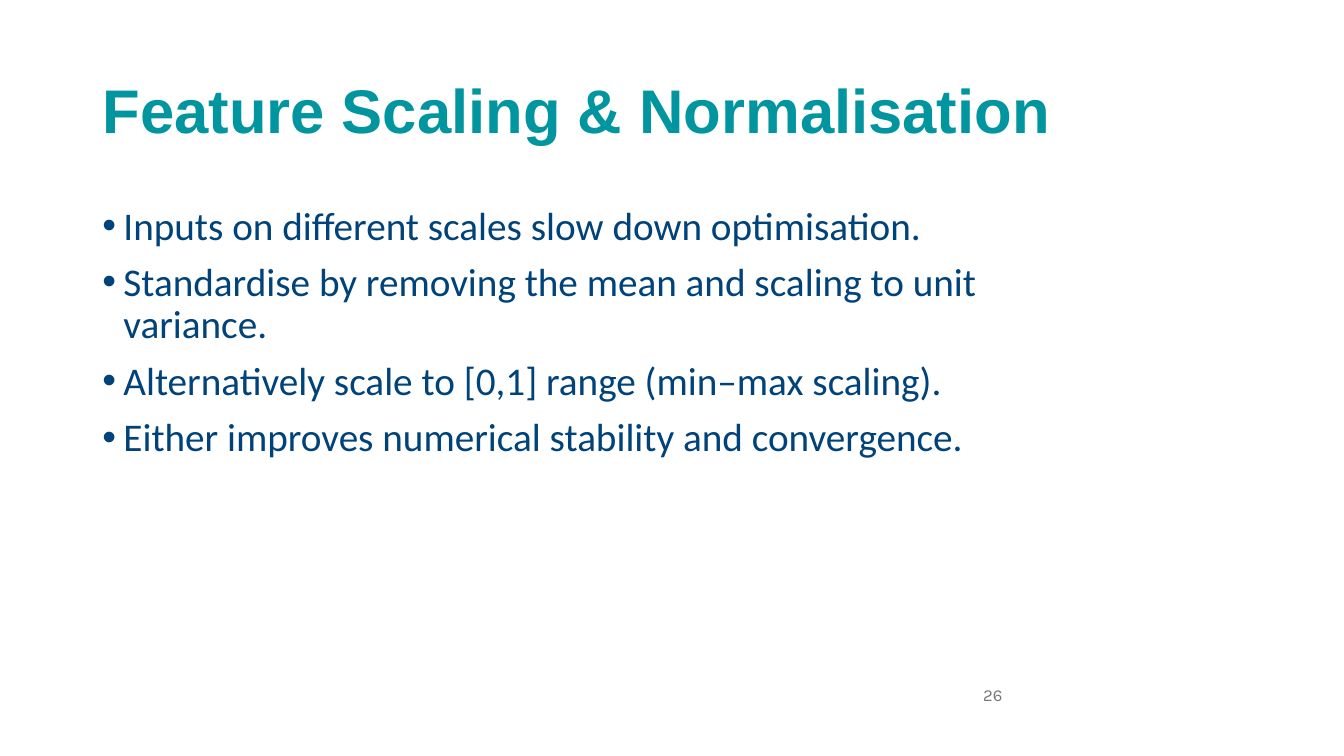
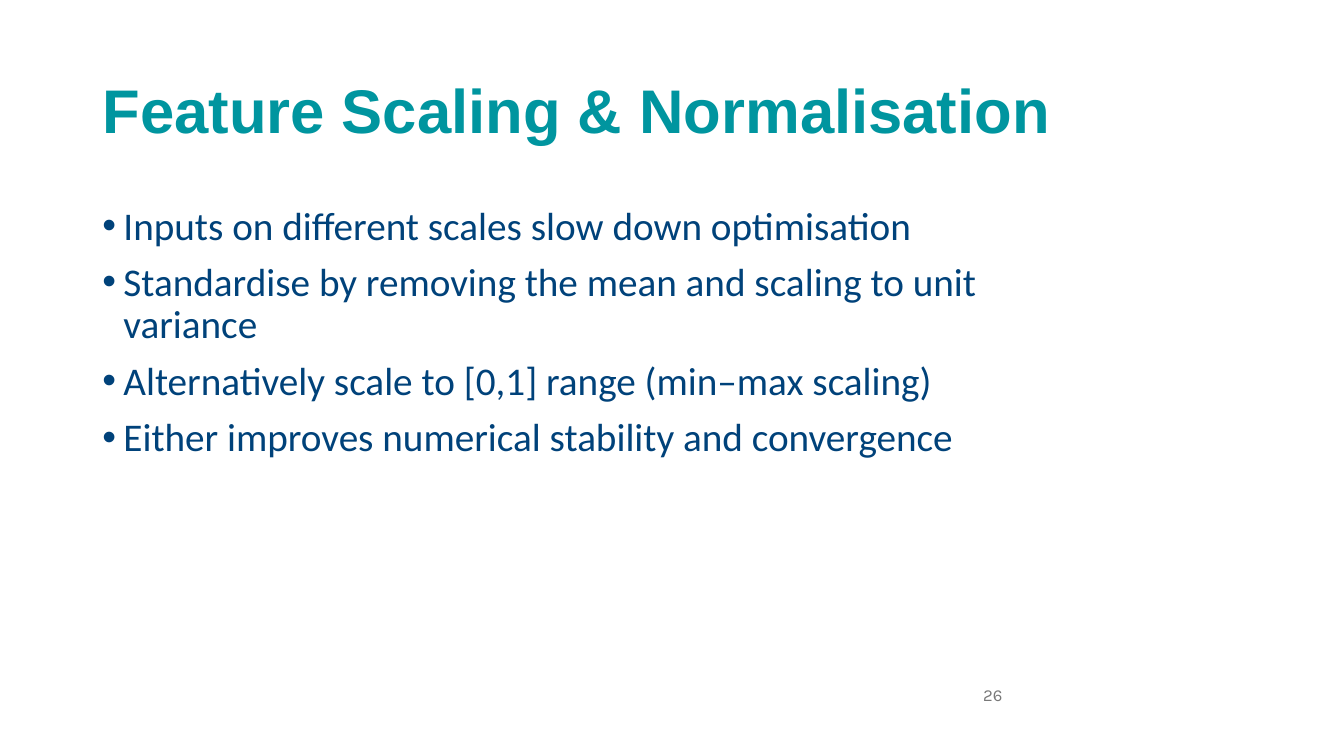
Before and after one commit to andrewcparnell/STAT41130, a slide deck: slide 26 of slides/day 1/D1C1_LR_NNs.pptx. Drawn at 1344x756 pixels with LibreOffice and Linux fonts; fonts in the diff are those of the drawing; background and template pictures are left out. Boxes give left, top, right and bottom in pixels: in the first picture for what was removed or moved away, otherwise in the second. Text is boxed around its words. In the diff, an @@ line names an element or a change of style, - is before the commit and + after.

```diff
--- a/slides/day 1/D1C1_LR_NNs.pptx
+++ b/slides/day 1/D1C1_LR_NNs.pptx
@@ text at box(123, 212, 976, 458): text changed @@
-• Inputs on different scales slow down optimisation.
-• Standardise by removing the mean and scaling to unit variance.
-• Alternatively scale to [0,1] range (min–max scaling).
-• Either improves numerical stability and convergence.
+• Inputs on different scales slow down optimisation
+• Standardise by removing the mean and scaling to unit variance
+• Alternatively scale to [0,1] range (min–max scaling)
+• Either improves numerical stability and convergence
```
Also in this commit, not shown: 5 other slides changed.
